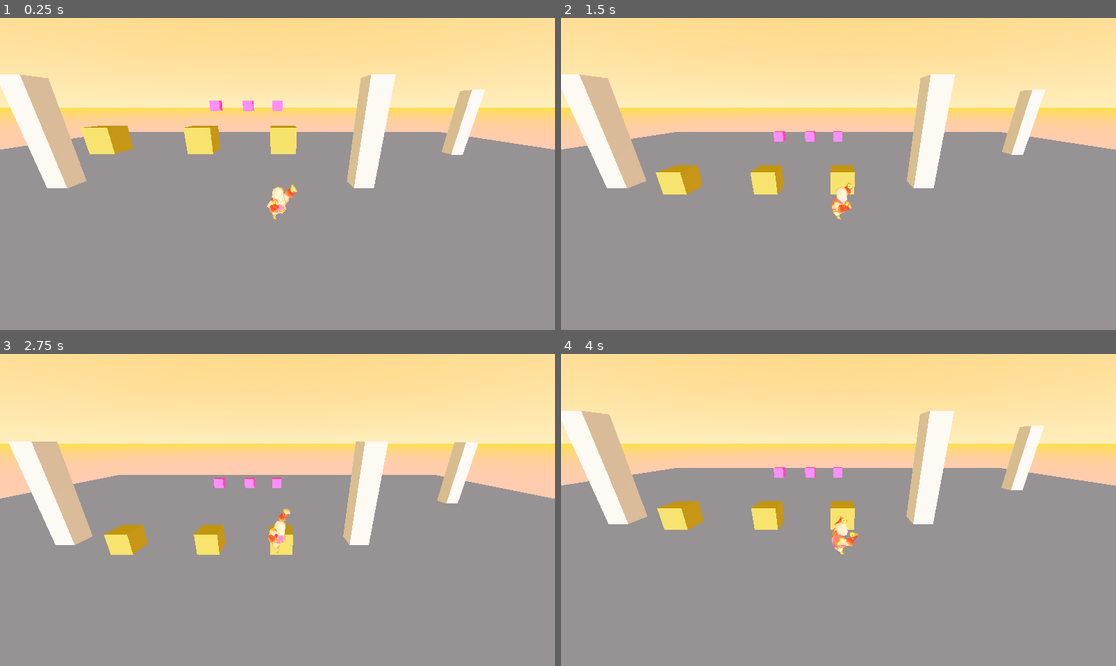
Above: before the commit, frames 1-4 (two rows, left to right).
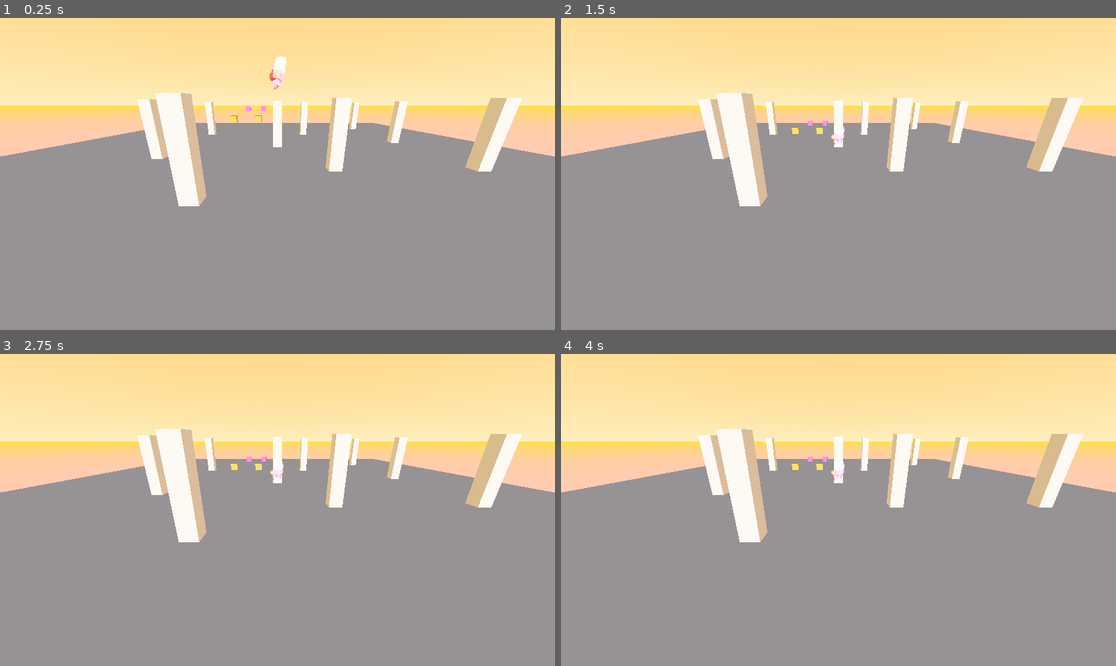
Above: after the commit, the same moments.

Repository: otsuki1153/Game-Jam-Base
Game: Godot game, scene res://Level Scenes/main.tscn
Two runs of this game, one before a commit and one after it. Both use one fixed random seed, a clock stepped at 60 frames per second and the inputs below.
Inputs (mouse positions are in pixels of both pictures, inside the frame that each line leads up to):
- Up to frame 1 (0.25 s): no input
- Up to frame 2 (1.5 s): move the mouse to (866, 174) at 0.52 s; tap A (A) at 0.6 s; tap D (D) at 0.8, 1.35 s; move the mouse to (810, 174) at 1.27 s
- Up to frame 3 (2.75 s): tap Space (Espaco) at 1.55, 2.1 s; move the mouse to (288, 503) at 2.02 s; click (288, 503) at 2.3 s
- Up to frame 4 (4 s): move the mouse to (832, 516) at 2.77 s; click (832, 516) at 2.85 s; tap S (S) at 3.05, 3.6 s; tap Enter at 3.5 s; move the mouse to (877, 513) at 3.52 s; tap W (W) at 3.8 s

The runs differ from the first frame. In frame 1, 15% of the frame differs, in the area x 0-100%, y 12-65%; in frame 2, 15%; in frame 3, 15%; in frame 4, 15%.

Commit message:
add pause manager

Diff:
--- a/treino-de-2.5-3d/Characters Scenes/player.gd
+++ b/treino-de-2.5-3d/Characters Scenes/player.gd
@@ -3,7 +3,7 @@
 @export var JUMP_FORCE:float = 15.0
 @export var SPEED: float = 4.0
 @export var acceleration: float = 14.0
-@export var friction: float  = 100.0
+@export var friction: float = 100.0
 @export var Gravidade: float = 24.0
 
 @export var enemy: CharacterBody3D
@@ -14,8 +14,7 @@
 @export var base_attack:float = 1.0
 
 @onready var body: Node3D = $"Chalu - LowPolly - Animacoes"
-@onready var player: AnimationPlayer = $"Chalu - LowPolly - Animacoes/AnimationPlayer"
-
+@onready var player_anim: AnimationPlayer = $"Chalu - LowPolly - Animacoes/AnimationPlayer"
 
 @onready var hit_collision_pivot: Node3D = $HitCollisionPivot
 @onready var hit_range: Area3D = $HitCollisionPivot/HitRange
@@ -23,245 +22,134 @@
 @onready var hit_collision: CollisionShape3D = $HitCollisionPivot/HitRange/HitCollision
 @onready var critical_colision: CollisionShape3D = $HitCollisionPivot/HitRange/CriticalColision
 
-
 var counter_combo_punch: int = 0
 var counter_combo_kick: int = 0
 var critical_damage: bool = false
 
 var enemy_attacked: CharacterBody3D
-var pushDirection: Vector3
-var push_intensity: float  = 10.0
+var push_intensity: float = 10.0
 var can_attack: bool = false
 var paused: bool = false
 
-
-var attacking:bool = false
-var idle: bool = true
-var run: bool = false
+var attacking: bool = false
 
 func _ready() -> void:
-	add_to_group("player")
-	player.animation_finished.connect(_on_animation_finished)
+	# Corregido: Referencia a player_anim para evitar confusión con el nodo Player
+	player_anim.animation_finished.connect(_on_animation_finished)
 	up_direction = Vector3.UP
-	Input.set_mouse_mode(Input.MOUSE_MODE_CAPTURED)
-
-
 
 func _input(event: InputEvent) -> void:
-	if Input.is_action_just_pressed("ESC"):
+	if Input.is_action_just_pressed("ESC"): # Asegúrate que "ESC" esté definido en Input Map
 		paused = !paused
+		get_tree().paused = paused # Integración con PauseManager si lo usas
 
 	if paused:
 		Input.set_mouse_mode(Input.MOUSE_MODE_VISIBLE)
 	else:
 		Input.set_mouse_mode(Input.MOUSE_MODE_CAPTURED)
-	#if Input.is_action_just_pressed("Left_mouse"):
-		#Input.set_mouse_mode(Input.MOUSE_MODE_CAPTURED)
-
-
-
-#func _unhandled_input(event: InputEvent) -> void:
-	#if event is InputEventMouseMotion and Input.get_mouse_mode() == Input.MOUSE_MODE_CAPTURED:
-		#mouse_delta = event.relative
-
-#
-#func cameraMovement(delta):
-	#rotate_y(-mouse_delta.x * mouse_sensi)
-	#
-	#
-	#cam_pivot.rotation.x += mouse_delta.y * mouse_sensi
-	#cam_pivot.rotation.x = clamp(cam_pivot.rotation.x, deg_to_rad(-33),  deg_to_rad(33))
-	#
-	#mouse_delta = Vector2.ZERO
-#
-
 
 func _physics_process(delta: float) -> void:
-	#cameraMovement(delta)
+	if paused: return
+
 	attack(base_attack)
-	gravity(delta)
+	apply_gravity(delta)
 	movement(delta)
 	move_and_slide()
 
-
-func gravity(delta: float) -> void:
+func apply_gravity(delta: float) -> void:
 	if not is_on_floor():
 		velocity.y -= Gravidade * delta
-		player.current_animation = "Armature|Pulo"
+		if !attacking:
+			player_anim.current_animation = "Armature|Pulo"
 	else:
-		velocity.y = 0
-
+		# Pequeña fuerza negativa para mantener is_on_floor() activo
+		if velocity.y < 0:
+			velocity.y = -0.1
 
 func attack(amount: float):
 	if enemy_attacked == null:
 		return
 
-	var dir = enemy_attacked.global_position - global_position
+	var dir = (enemy_attacked.global_position - global_position).normalized()
 
-	dir = dir.normalized()
+	# Lógica de estados de combo
+	if counter_combo_punch == 2 or counter_combo_kick == 2:
+		critical_damage = true
+		hit_collision.disabled = true
+		critical_colision.disabled = false
+	else:
+		critical_damage = false
+		hit_collision.disabled = false
+		critical_colision.disabled = true
 
-	if !enemy_attacked.attacked:
-		if counter_combo_punch == 2 and counter_combo_kick == 0:
-			critical_damage = true
-			hit_collision.disabled = true
-			critical_colision.disabled = false
-		elif counter_combo_kick == 2 and counter_combo_punch == 0:
-			critical_damage = true
-			hit_collision.disabled = true
-			critical_colision.disabled = false
-		elif counter_combo_kick > 0 and counter_combo_punch > 0:
-			critical_damage = false
-			if !critical_colision.disabled and hit_collision.disabled:
-				critical_colision.disabled = true
-				hit_collision.disabled = false
-			counter_combo_kick = 0
-			counter_combo_punch = 0
-		elif counter_combo_punch == 0 and counter_combo_kick == 0:
-			critical_damage = false
-			dir.y = 0.0
-			hit_collision.disabled = false
-			critical_colision.disabled = true
+	# Input de ataque
+	if Input.is_action_just_pressed("K(Soco)") or Input.is_action_just_pressed("L(Chute)"):
+		var is_punch = Input.is_action_just_pressed("K(Soco)")
+		attacking = true
+		player_anim.speed_scale = 4.0
 
+		if is_punch:
+			player_anim.current_animation = "Armature|SocoForte" if critical_damage else "Armature|SocoFraco"
+		else:
+			player_anim.current_animation = "Armature|ChuteForte" if critical_damage else "Armature|ChuteFraco"
 
-	if can_attack:
-		if Input.is_action_just_pressed("K(Soco)"):
-			#toca som de soco com impacto
-			if critical_damage == false:
-				attacking = true
-				player.speed_scale = 4.0
-				player.current_animation = "Armature|SocoFraco"
-				enemy_attacked.apply_Impact(dir, push_intensity, false)
-				counter_combo_punch += 1
-			else:
-				attacking = true
-				player.speed_scale = 4.0
-				player.current_animation = "Armature|SocoForte"
+		if can_attack:
+			if critical_damage:
 				var enemies = hit_range.get_overlapping_bodies()
-				for enemy in enemies:
-					if enemy.is_in_group("enemy") and enemy is CharacterBody3D:
-						dir.y = 2.0
-						enemy.apply_Impact(dir, push_intensity * 2.0, true)
+				for e in enemies:
+					if e.is_in_group("enemy") and e.has_method("apply_Impact"):
+						var crit_dir = dir
+						crit_dir.y = 2.0
+						e.apply_Impact(crit_dir, push_intensity * 2.0, true)
 				counter_combo_punch = 0
 				counter_combo_kick = 0
-				critical_damage = false
-				hit_range.scale = Vector3.ONE
-		elif Input.is_action_just_pressed("L(Chute)"):
-			#toca animação de chute com impacto
-			#toca som de chute com impacto
-			if critical_damage == false:
-				attacking = true
-				player.speed_scale = 4.0
-				player.current_animation = "Armature|ChuteFraco"
+			else:
 				enemy_attacked.apply_Impact(dir, push_intensity, false)
-				counter_combo_kick += 1
-			else:
-				attacking = true
-				player.speed_scale = 4.0
-				player.current_animation = "Armature|ChuteForte"
-				var enemies = hit_range.get_overlapping_bodies()
-				for enemy in enemies:
-					if enemy.is_in_group("enemy") and enemy is CharacterBody3D:
-						dir.y = 2.0
-						enemy.apply_Impact(dir, push_intensity * 2.0, true)
-				counter_combo_punch = 0
-				counter_combo_kick = 0
-				critical_damage = false
-				hit_range.scale = Vector3.ONE
-	else:
-		if Input.is_action_just_pressed("K(Soco)"):
-			#toca animação de soco sem impacto
-			#toca som de soco sem impacto
-			if critical_damage == false:
-				attacking = true
-				player.speed_scale = 4.0
-				player.current_animation = "Armature|SocoFraco"
-				counter_combo_punch += 1
-			else:
-				player.speed_scale = 4.0
-				player.current_animation = "Armature|SocoForte"
-				counter_combo_kick = 0
-				counter_combo_punch = 0
-				critical_damage = false
-		elif Input.is_action_just_pressed("L(Chute)"):
-			#toca animação de chute sem impacto
-			#toca som de chute sem impacto
-			if critical_damage == false:
-				attacking = true
-				player.speed_scale = 4.0
-				player.current_animation = "Armature|ChuteFraco"
-				counter_combo_kick += 1
-			else:
-				attacking = true
-				player.speed_scale = 4.0
-				player.current_animation = "Armature|ChuteForte"
-				counter_combo_kick = 0
-				counter_combo_punch = 0
-				critical_damage = false
-
-
-	#print("contador chute: ", counter_combo_kick)
-	#print("contador soco: ", counter_combo_punch)
-
-
-
+				if is_punch: counter_combo_punch += 1
+				else: counter_combo_kick += 1
 
 func movement(delta: float) -> void:
-	var inputDirZ := Input.get_axis("W", "S")
-	var inputDirX := Input.get_axis("A", "D")
+	var inputDir = Input.get_vector("A", "D", "W", "S")
+	var direction = Vector3(inputDir.x, 0, inputDir.y).normalized()
 
-	var direction: Vector3 = Vector3(inputDirX, 0, inputDirZ)
+	if is_on_floor() and Input.is_action_just_pressed("Espaco"):
+		velocity.y = JUMP_FORCE
 
-	#var forward := camera_3d.global_basis.z
-	#var right := camera_3d.global_basis.x
-	#direction.y = 0.0
+	if direction != Vector3.ZERO:
+		if !attacking and is_on_floor():
+			player_anim.current_animation = "Armature|Correndo"
 
+		velocity.x = move_toward(velocity.x, direction.x * SPEED, acceleration * delta)
+		velocity.z = move_toward(velocity.z, direction.z * SPEED, acceleration * delta)
 
-	if !paused:
-		direction = direction.normalized()
+		var target_angle = atan2(direction.x, direction.z)
+		body.rotation.y = lerp_angle(body.rotation.y, target_angle, 10.0 * delta)
 
-		if is_on_floor() and Input.is_action_just_pressed("Espaco"):
-			velocity.y = JUMP_FORCE
+		# Hacemos que el pivot de ataque mire hacia donde nos movemos
+		var look_target = global_position + direction
+		hit_collision_pivot.look_at(look_target, Vector3.UP)
+	else:
+		if !attacking and is_on_floor():
+			player_anim.speed_scale = 1.0 # Idle usualmente es lento
+			player_anim.current_animation = "Armature|Idle"
 
-
-		if direction != Vector3.ZERO:
-			if !attacking:
-				player.current_animation = "Armature|Correndo"
-			velocity.x = move_toward(velocity.x, direction.x * SPEED, acceleration * delta)
-			velocity.z = move_toward(velocity.z, direction.z * SPEED, acceleration * delta)
-			var target_angle = atan2(direction.x, direction.z)
-			var look_target = global_position + direction
-			body.rotation.y = lerp_angle(body.rotation.y, target_angle, 5.0 * delta)
-			hit_collision_pivot.look_at(look_target, Vector3.UP)
-		else:
-			if !attacking and velocity.y == 0:
-				player.speed_scale = 4.0
-				player.current_animation = "Armature|Idle"
-
-			velocity.x = move_toward(velocity.x, 0, friction * delta)
-			velocity.z = move_toward(velocity.z, 0, friction * delta)
-	else:
 		velocity.x = move_toward(velocity.x, 0, friction * delta)
 		velocity.z = move_toward(velocity.z, 0, friction * delta)
 
-
-func _on_hit_range_body_entered(body: Node3D) -> void:
-	if body.is_in_group("enemy"):
-		print("inimigo entrou")
-		enemy_attacked = body
+func _on_hit_range_body_entered(body_node: Node3D) -> void:
+	if body_node.is_in_group("enemy"):
+		enemy_attacked = body_node
 		can_attack = true
 
-
-func _on_hit_range_body_exited(body: Node3D) -> void:
-	if body.is_in_group("enemy"):
-		print("inimigo saiu")
+func _on_hit_range_body_exited(body_node: Node3D) -> void:
+	if body_node == enemy_attacked:
 		enemy_attacked = null
 		can_attack = false
 
-
 func health_update(amount):
 	current_health -= amount
-	player.current_animation = "Armature|Dano"
+	player_anim.current_animation = "Armature|Dano"
 
 func _on_animation_finished(anim_name: String):
-	if anim_name.contains("Soco") or anim_name.contains("Chute"):
+	if "Soco" in anim_name or "Chute" in anim_name or "Dano" in anim_name:
 		attacking = false
--- a/treino-de-2.5-3d/Level Scenes/main.tscn
+++ b/treino-de-2.5-3d/Level Scenes/main.tscn
@@ -27,7 +27,6 @@
 adjustment_saturation = 0.92
 
 [node name="Main" type="Node3D" unique_id=727504047]
-transform = Transform3D(1, 0, 0, 0, 1, 0, 0, 0, 1, 0, -0.746703, 0)
 
 [node name="WorldEnvironment" type="WorldEnvironment" parent="." unique_id=1281177269]
 environment = SubResource("Environment_cyfsr")
@@ -37,19 +36,12 @@
 
 [node name="Player" parent="." unique_id=249294880 node_paths=PackedStringArray("enemy") instance=ExtResource("1_8pmea")]
 transform = Transform3D(1, 0, 0, 0, 1, 0, 0, 0, 1, 0, 1.194841, 0)
+collision_layer = 2
 collision_mask = 5
 up_direction = Vector3(0, 0, 1)
 SPEED = 50.0
 friction = 15.0
 enemy = NodePath("../Enemy")
-
-[node name="Cam_pivot" type="Node3D" parent="Player" unique_id=1873895302]
-transform = Transform3D(1, 0, 0, 0, 0.9659258, 0.25881904, 0, -0.25881904, 0.9659258, 0, 1, 0)
-
-[node name="Camera3D" type="Camera3D" parent="Player/Cam_pivot" unique_id=76587602]
-transform = Transform3D(1, 0, 0, 0, 0.9965829, 0.08259952, 0, -0.08259952, 0.9965829, 0, 0.60379887, 4.791954)
-current = true
-fov = 80.0
 
 [node name="Enemy" parent="." unique_id=499718888 instance=ExtResource("2_8c7bq")]
 transform = Transform3D(1, 0, 0, 0, 1, 0, 0, 0, 1, 0, 6.914803, 12.688668)
@@ -58,7 +50,12 @@
 
 [node name="Escenario" parent="." unique_id=1692842593 instance=ExtResource("2_cyfsr")]
 
-[node name="Hub" parent="." unique_id=351198952 instance=ExtResource("4_o0oj6")]
-
 [node name="EnemySpawner" parent="." unique_id=1371531462 instance=ExtResource("5_uoob5")]
 transform = Transform3D(1, 0, 0, 0, 1, 0, 0, 0, 1, 5.532439, 1.3264706, 0)
+
+[node name="Camera3D" type="Camera3D" parent="." unique_id=76587602]
+transform = Transform3D(1, 0, 0, 0, 0.9379918, 0.34665745, 0, -0.34665745, 0.9379918, 0, 4.6200104, 27.469341)
+current = true
+fov = 80.0
+
+[node name="Hub" parent="." unique_id=351198952 instance=ExtResource("4_o0oj6")]
--- a/treino-de-2.5-3d/Level Scenes/test_escenario.tscn
+++ b/treino-de-2.5-3d/Level Scenes/test_escenario.tscn
@@ -178,13 +178,19 @@
 
 [node name="Collectable1" parent="Collectables" unique_id=256963618 instance=ExtResource("1_k3qng")]
 transform = Transform3D(1, 0, 0, 0, 1, 0, 0, 0, 1, -6.895945, 2.883469, -3.1782131)
+collision_layer = 0
+collision_mask = 1
 
 [node name="Collectable2" parent="Collectables" unique_id=909151617 instance=ExtResource("1_k3qng")]
 transform = Transform3D(1, 0, 0, 0, 1, 0, 0, 0, 1, -3.0331218, 2.883469, -3.1782131)
+collision_layer = 0
+collision_mask = 1
 item_type = 1
 
 [node name="Collectable3" parent="Collectables" unique_id=611943895 instance=ExtResource("1_k3qng")]
 transform = Transform3D(1, 0, 0, 0, 1, 0, 0, 0, 1, 0.23044586, 2.883469, -3.1782131)
+collision_layer = 0
+collision_mask = 1
 item_type = 2
 
 [node name="Powerups" type="Node3D" parent="." unique_id=956243917]
--- a/treino-de-2.5-3d/collectables/collectable.tscn
+++ b/treino-de-2.5-3d/collectables/collectable.tscn
@@ -11,7 +11,8 @@
 material = SubResource("StandardMaterial3D_blv3s")
 
 [node name="RigidBody3D" type="RigidBody3D" unique_id=403201364]
-collision_layer = 0
+collision_layer = 8
+collision_mask = 3
 script = ExtResource("1_xtauc")
 
 [node name="CollisionShape3D2" type="CollisionShape3D" parent="." unique_id=609346668]
--- /dev/null
+++ b/treino-de-2.5-3d/pause_manager.gd
@@ -0,0 +1,28 @@
+extends Node
+
+signal game_paused(is_paused: bool)
+
+var pause_input_action: String = "ui_cancel"
+
+func _enter_tree():
+	print("DEBUG: PauseManager ha entrado al árbol.")
+
+func _ready() -> void:
+	print("DEBUG: PauseManager está listo (Ready).")
+	process_mode = Node.PROCESS_MODE_ALWAYS
+
+func _unhandled_input(event: InputEvent) -> void:
+	if event.is_action_pressed(pause_input_action):
+		toggle_pause()
+
+func toggle_pause() -> void:
+	# Invertimos el estado actual
+	var new_state = not get_tree().paused
+
+	# Aplicamos el cambio al árbol entero
+	get_tree().paused = new_state
+
+	# Emitimos la señal para que la UI (el Hub) se entere
+	game_paused.emit(new_state)
+
+	print("Juego pausado: ", new_state)
--- a/treino-de-2.5-3d/project.godot
+++ b/treino-de-2.5-3d/project.godot
@@ -20,6 +20,7 @@
 SceneManager="*uid://b3ybgnkxoxfil"
 PlayerManager="*uid://btkij8ya6gte4"
 PowerUpManager="*uid://bynvxw4a4b07u"
+PauseManager="*uid://u2liq4v3x7f7"
 
 [global_group]
 
--- a/treino-de-2.5-3d/ui/Hub.tscn
+++ b/treino-de-2.5-3d/ui/Hub.tscn
@@ -3,6 +3,10 @@
 [ext_resource type="Script" uid="uid://blb8f6qjmjl8a" path="res://ui/hub.gd" id="1_ik4gp"]
 [ext_resource type="PackedScene" uid="uid://duvllbmv82knm" path="res://ui/InventoryItemHub.tscn" id="1_w6a6h"]
 [ext_resource type="PackedScene" uid="uid://cwfsqq58ipep7" path="res://ui/PowerUpItemHub.tscn" id="3_m2mqo"]
+[ext_resource type="Script" uid="uid://fvl26k2ntos6" path="res://ui/pause_label.gd" id="4_8qaaa"]
+
+[sub_resource type="StyleBoxFlat" id="StyleBoxFlat_m2mqo"]
+bg_color = Color(0.21960784, 0.21960784, 0.21960784, 0.39607844)
 
 [node name="Hub" type="CanvasLayer" unique_id=351198952]
 script = ExtResource("1_ik4gp")
@@ -26,3 +30,31 @@
 layout_mode = 2
 theme_override_constants/separation = 20
 alignment = 1
+
+[node name="Panel" type="Panel" parent="." unique_id=663339169]
+visible = false
+anchors_preset = 15
+anchor_right = 1.0
+anchor_bottom = 1.0
+grow_horizontal = 2
+grow_vertical = 2
+theme_override_styles/panel = SubResource("StyleBoxFlat_m2mqo")
+script = ExtResource("4_8qaaa")
+
+[node name="Label" type="Label" parent="Panel" unique_id=365511935]
+layout_mode = 1
+anchors_preset = 8
+anchor_left = 0.5
+anchor_top = 0.5
+anchor_right = 0.5
+anchor_bottom = 0.5
+offset_left = -145.5
+offset_top = -101.0
+offset_right = 145.5
+offset_bottom = 101.0
+grow_horizontal = 2
+grow_vertical = 2
+theme_override_font_sizes/font_size = 200
+text = "PAUSE"
+horizontal_alignment = 1
+vertical_alignment = 1
--- /dev/null
+++ b/treino-de-2.5-3d/ui/pause_label.gd
@@ -0,0 +1,9 @@
+extends Panel
+
+
+# Called when the node enters the scene tree for the first time.
+func _ready() -> void:
+	PauseManager.game_paused.connect(on_pause_toggle)
+
+func on_pause_toggle(paused: bool):
+	visible = paused
Not shown, added: treino-de-2.5-3d/pause_manager.gd.uid
Not shown, added: treino-de-2.5-3d/ui/pause_label.gd.uid
